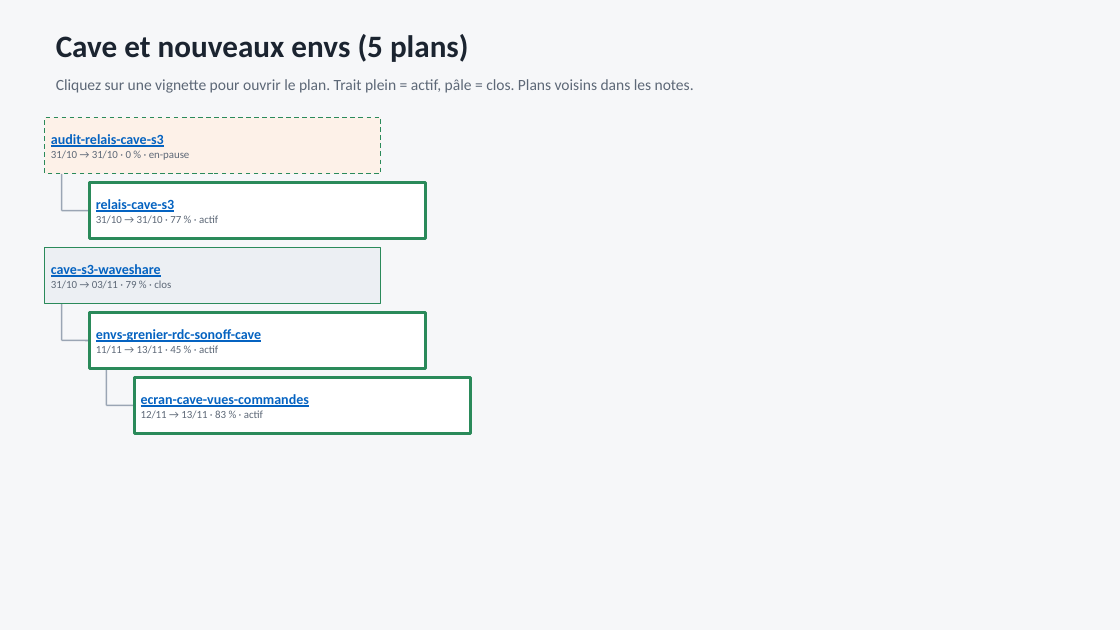
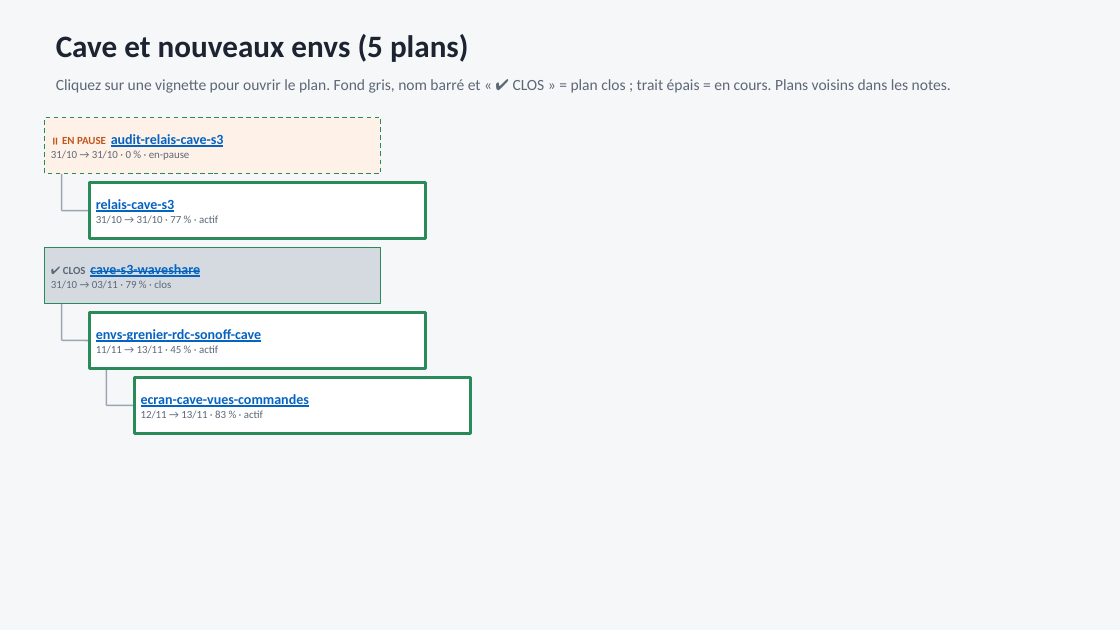
Before and after one commit to fdaubercy/Tasmota, a slide deck: slide 5 of outils_docs/organigramme_plans/organigramme-plans.pptx. Drawn at 1120x630 pixels with LibreOffice and Linux fonts; fonts in the diff are those of the drawing. Boxes give left, top, right and bottom in pixels: in the first picture for what was removed or moved away, otherwise in the second. Text is boxed around its words. In the diff, an @@ line names an element or a change of style, - is before the commit and + after.

Commit message:
feat(plans): plans clos bien visibles dans l'organigramme (fond hachure, nom barre, pastille ; pptx : fond gris, marque CLOS), dates sans le commit d'en-tete, README : adresse en ligne et mise a jour

```diff
--- a/outils_docs/organigramme_plans/organigramme-plans.pptx
+++ b/outils_docs/organigramme_plans/organigramme-plans.pptx
@@ text at (56,79,951,93): text changed @@
-Cliquez sur une vignette pour ouvrir le plan. Trait plein = actif, pâle = clos. Plans voisins dans les notes.
+Cliquez sur une vignette pour ouvrir le plan. Fond gris, nom barré et « ✔ CLOS » = plan clos ; trait épais = en cours. Plans voisins dans les notes.
@@ text in rectangle at (62,134,224,147): text changed @@
-audit-relais-cave-s3
+⏸ EN PAUSE audit-relais-cave-s3
@@ rectangle "✔ CLOS cave-s3-waveshare" at (45,248,381,304): fill #ECEFF3 to #D5DAE1 @@
@@ text in rectangle at (63,264,200,277): text changed @@
-cave-s3-waveshare
+✔ CLOS cave-s3-waveshare
```
Also in this commit, not shown: 5 other slides changed, 5 other files.
